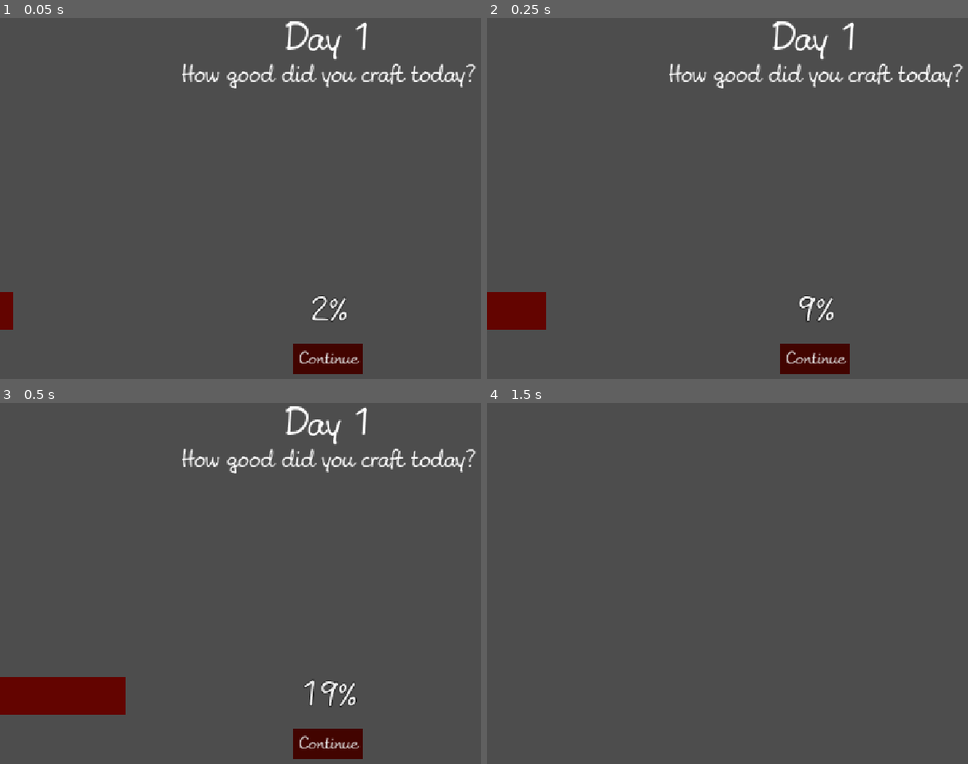
Above: before the commit, frames 1-4 (two rows, left to right).
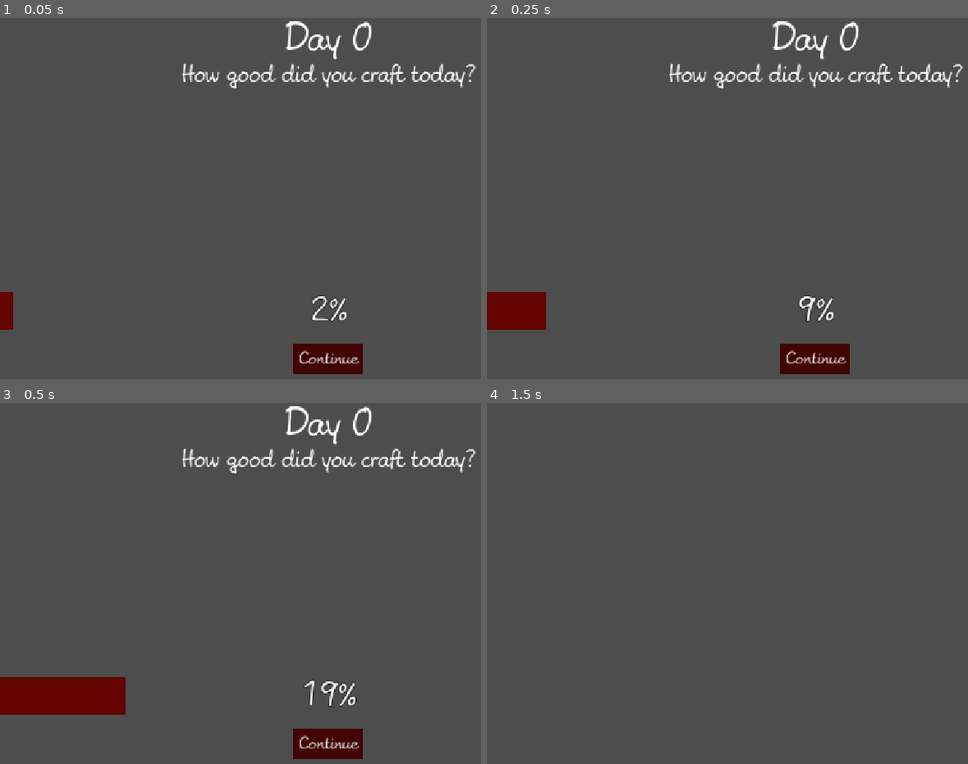
Above: after the commit, the same moments.

Repository: KIT-GameJam/Firework-Craft
Game: Godot game, scene res://ui/screens/day-over-screen/day_over_screen.tscn
Same seed, same stepped clock (60 frames per second), same inputs: the game is played once before the commit and once after it. This scene is started directly instead of the project's main scene.
Inputs (mouse positions are in pixels of both pictures, inside the frame that each line leads up to):
- Up to frame 1 (0.05 s): no input
- Up to frame 2 (0.25 s): no input
- Up to frame 3 (0.5 s): no input
- Up to frame 4 (1.5 s): click "Continue" at 0.5 s; tap Enter at 1.25 s; move the mouse to (958, 569) at 1.27 s; hold D (move_right) from 1.28 s (still down); click (958, 569) at 1.42 s

The runs differ from the first frame. In frame 1, 0.2% of the frame differs, in the area x 73-78%, y 0-10%; in frame 2, 0.2%; in frame 3, 0.2%; in frame 4, nothing differs.

Commit message:
stats screen is working with stats as param

Diff:
--- a/gamemanager/level_manager.gd
+++ b/gamemanager/level_manager.gd
@@ -13,12 +13,13 @@
 	level_number += 1
 	_make_level(level_number)
 
-func _make_level(nr: int) -> void:
+func _make_level(_nr: int) -> void:
 	var level: Level = level_scene.instantiate()
 	level.day_over.connect(_show_stats)
 	add_child(level)
 
-func _show_stats(v: Level.CustomerStats) -> void :
+func _show_stats(_v: Array[Level.CustomerStats]) -> void :
 	var curr_stats = stats_scene.instantiate()
+	curr_stats.set_stats(_v, level_number)
 	curr_stats.select_level_1.connect(_next_level)
 	add_child(curr_stats)
--- a/levels/main_level.gd
+++ b/levels/main_level.gd
@@ -39,6 +39,7 @@
 		stat.satisfaction = 0
 		stat.wait_time = 100
 		customerdata.append(stat)
+
 func _request_complete():
 	var stat = CustomerStats.new()
 	stat.satisfaction = 10
--- a/ui/screens/day-over-screen/day_over_screen.gd
+++ b/ui/screens/day-over-screen/day_over_screen.gd
@@ -4,16 +4,21 @@
 @onready var title : Label = $VBoxContainer/Title
 @onready var progress_bar : ProgressBar = $VBoxContainer/ProgressBar
 var total_satisfaction : int = 75 # TODO: set this
+var level_stats : Array[Level.CustomerStats] = []
 signal select_level_1
 
 # Called when the node enters the scene tree for the first time.
 func _ready() -> void:
-	title.text = "Day " + str(level_nr+1)
+	title.text = "Day " + str(level_nr)
 	progress_bar.value = 0
 	var tween = create_tween()
 	tween.tween_property(progress_bar, "value", total_satisfaction, 2.0) # (Zielwert, Dauer)
 	tween.set_trans(Tween.TRANS_SINE)
 	tween.set_ease(Tween.EASE_OUT)
+
+func set_stats(stats_arr: Array[Level.CustomerStats], curr_level: int):
+	level_stats = stats_arr
+	level_nr = curr_level
 
 # Called every frame. 'delta' is the elapsed time since the previous frame.
 func _process(_delta: float) -> void:
